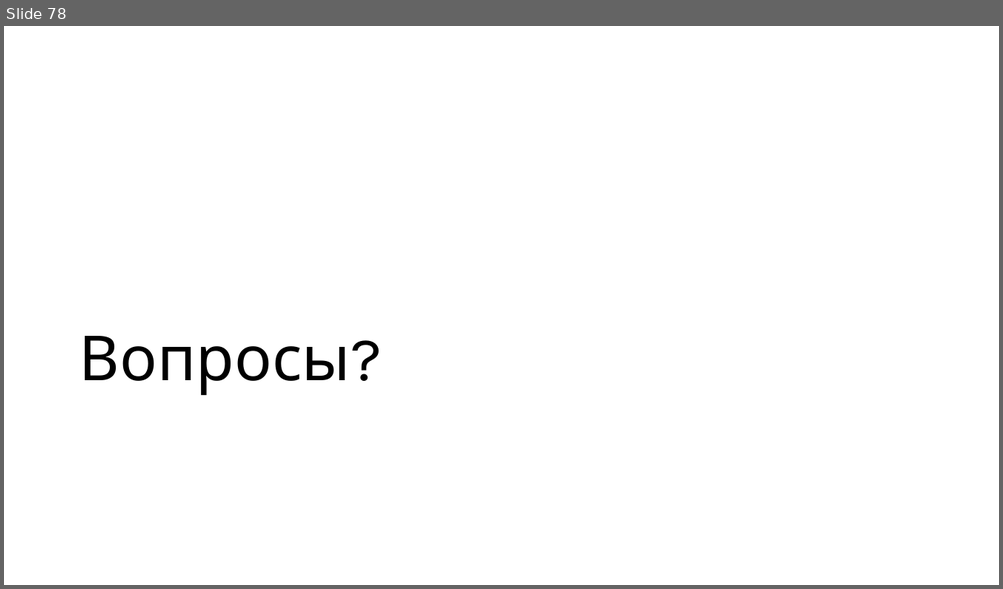
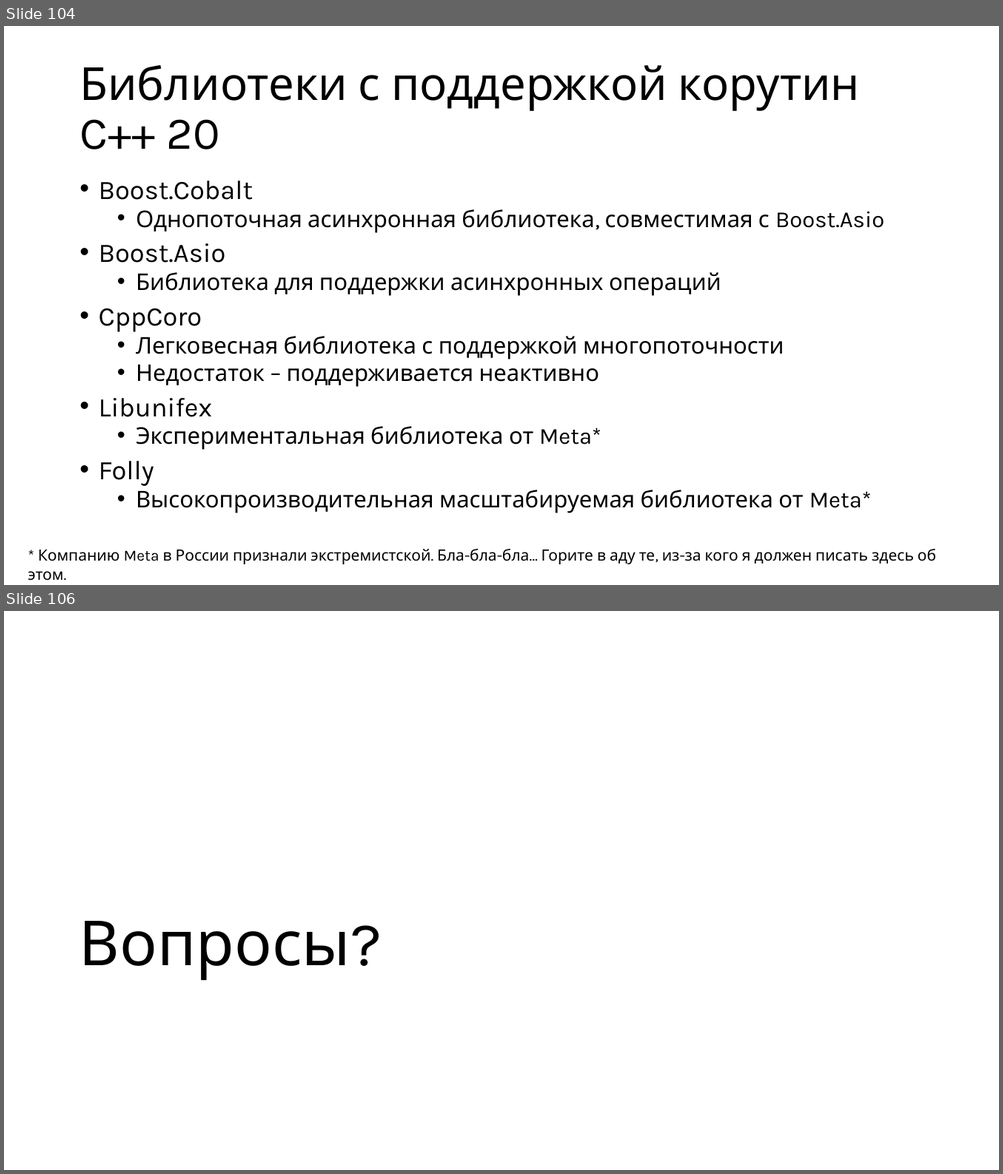
Before and after one commit to alexey-malov/pc, a slide deck: lectures/12/Coroutines.pptx. Shown one above the other, each under a label of ours: slide 78 before the commit, slides 104 and 106 after it; the slides between them are not shown. The pictures are 1003x589 and 1003x1174 pixels, drawn with LibreOffice and Linux fonts; fonts in the diff are those of the drawing. Boxes give left, top, right and bottom in pixels: in the first picture for what was removed or moved away, otherwise in the second. Text is boxed around its words. In the diff, an @@ line names an element or a change of style, - is before the commit and + after.

Commit message:
обновил материалы по корутинам

```diff
--- a/lectures/12/Coroutines.pptx
+++ b/lectures/12/Coroutines.pptx
@@ slide 104 added at box(4, 26, 999, 585), background #FFFFFF @@
@@ title added at box(79, 65, 860, 150), 44 pt, text #000000 @@
+Библиотеки с поддержкой корутин C++ 20
@@ text added at box(99, 181, 884, 514), 22.2 pt, text #000000 @@
+• Boost.Cobalt
+  • Однопоточная асинхронная библиотека, совместимая с Boost.Asio
+• Boost.Asio
+  • Библиотека для поддержки асинхронных операций
+• CppCoro
+  • Легковесная библиотека с поддержкой многопоточности
+  • Недостаток – поддерживается неактивно
+• Libunifex
+  • Экспериментальная библиотека от Meta*
+• Folly
+  • Высокопроизводительная масштабируемая библиотека от Meta*
@@ text added at box(38, 549, 936, 565), 15 pt, text #000000 @@
+* Компанию Meta в России признали экстремистской. Бла-бла-бла… Горите в аду те, из-за кого я должен писать здесь об этом.
@@ what was slide 78 is now slide 106 @@
```
Also in this commit, not shown: 1 slide changed, 27 other slides added, 18 other files.
